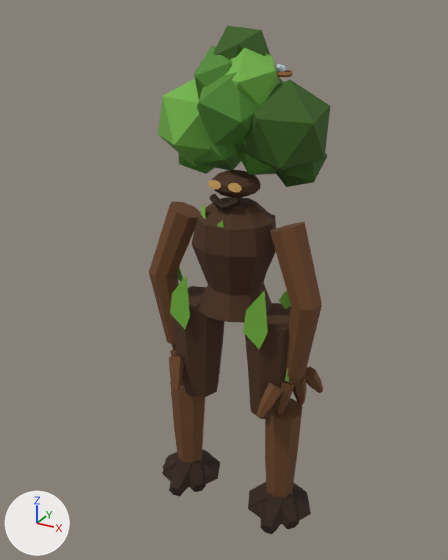
The glTF model jogo/assets/modelos/gigante_arvore/gigante_arvore.glb: old version first, new version second.
Both versions are drawn from a 50 mm camera at (14.5, -27.6, 28.1) aimed at (-0.6, -0.2, 14.4). Every picture has the same lights, and +X, +Y and +Z are marked at lower left. The picture after the commit comes second. Where no turn or scale is listed for an object, it has been applied to the vertices. Vertices at exactly the same position are counted once.

Names of what the first picture shows: 'BracoD', 'BracoE', 'Canela-1', 'Canela1', 'Copa0', 'Copa1', 'Copa2', 'Copa7', 'Coxa-1', 'Coxa1', 'MaoDDedo0', 'MaoDDedo2', 'MaoDDedo3', 'MaoEPunho', 'Pescoco', 'TroncoCorpo' and 27 more.
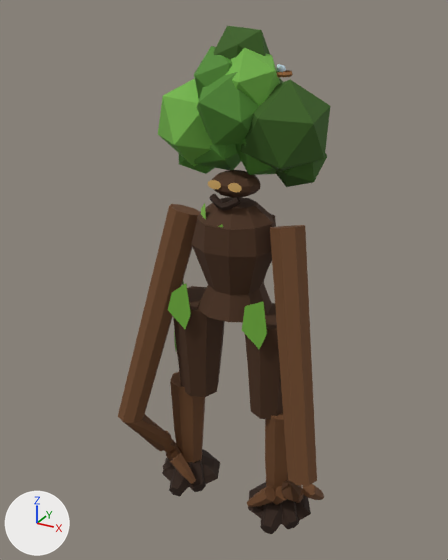
Where the change shows, as pixel boxes (x1, y1, x2, y2) in the pictures (448 x 560 px):
'BracoD', reshaped (9% narrower, 75% taller): before (270, 222, 322, 379); after (270, 225, 317, 501)
'BracoE', reshaped (60% wider, 72% taller): before (149, 201, 200, 344); after (118, 204, 200, 451)
'MaoDDedo0', reshaped (7% wider, 39% shorter): before (256, 383, 283, 418); after (247, 486, 276, 507)
'MaoDDedo3', reshaped: before (305, 366, 323, 393); after (303, 484, 324, 500)
'MaoDDedo2', reshaped: before (293, 376, 306, 405); after (294, 485, 304, 503)
'MaoEPunho', reshaped: before (172, 344, 177, 351); after (164, 439, 175, 453)
part 5 of me_maoepunho, added: after (164, 439, 175, 453)

The change, as a list of edits to the scene's bpy script:
```text
Change me_maoddedo0:
    used by ob_maoddedo0; location = (0.0, 0.0, 0.0)
    remove me_maoddedo0.from_pydata(...)  # 18 vertices, 32 faces; spans x 2.51..3.61, y -2.3..-0.79, z 7.59..9.48
    add me_maoddedo0.from_pydata(...)  # 18 vertices, 32 faces; spans x 1.83..3.57, y -2.09..-1.17, z 0.68..2.44
    me_maoddedo0 part 1: the whole mesh is multiplied about its middle by the matrix ((0.5, 0.849, 0.171), (-0.862, 0.507, 0.003), (-0.085, -0.149, 0.985)), then moved by (-0.28, -0.13, -7.02)
Change me_maoddedo2:
    used by ob_maoddedo2; location = (0.0, 0.0, 0.0)
    remove me_maoddedo2.from_pydata(...)  # 18 vertices, 32 faces; spans x 3.5..4.3, y -0.27..0.79, z 7.36..9.36
    add me_maoddedo2.from_pydata(...)  # 18 vertices, 32 faces; spans x 4.02..4.96, y -1.09..0.45, z 0.46..2.37
    me_maoddedo2 part 2: the whole mesh is multiplied about its middle by the matrix ((-0.186, -0.976, -0.113), (0.859, -0.106, -0.501), (0.477, -0.19, 0.858)), then moved by (0.64, -0.52, -6.99)
Change me_maoddedo3:
    used by ob_maoddedo3; location = (0.0, 0.0, 0.0)
    remove me_maoddedo3.from_pydata(...)  # 18 vertices, 32 faces; spans x 3.82..4.85, y 0.47..2.02, z 7.59..9.48
    add me_maoddedo3.from_pydata(...)  # 18 vertices, 32 faces; spans x 4.68..5.71, y -0.59..1.17, z 0.68..2.44
    me_maoddedo3 part 3: the whole mesh is multiplied about its middle by the matrix ((0.992, -0.115, -0.051), (0.105, 0.981, -0.164), (0.068, 0.157, 0.985)), then moved by (0.87, -0.99, -7.02)
Change me_bracod:
    used by ob_bracod; location = (0.0, 0.0, 0.0)
    remove me_bracod.from_pydata(...)  # 24 vertices, 44 faces; spans x 2.11..5.22, y -1.32..0.84, z 9.71..18.33
    add me_bracod.from_pydata(...)  # 24 vertices, 44 faces; spans x 2.07..6.42, y -3.62..0.83, z 2.23..18.27
    me_bracod part 4: the whole mesh is rebuilt
Change me_maoepunho:
    used by ob_maoepunho; location = (0.0, 0.0, 0.0)
    remove me_maoepunho.from_pydata(...)  # 10 vertices, 16 faces; spans x -4.255..-3.286, y -0.715..0.332, z 9.142..9.865
    add me_maoepunho.from_pydata(...)  # 10 vertices, 16 faces; spans x -4.84..-3.703, y -1.637..-0.538, z 1.863..2.855
    me_maoepunho part 5: 10 vertices added at x -4.84..-3.703, y -1.637..-0.538, z 1.863..2.855
    other edits to the shape of me_maoepunho do not show in these pictures
Change me_bracoe:
    used by ob_bracoe; location = (0.0, 0.0, 0.0)
    remove me_bracoe.from_pydata(...)  # 24 vertices, 44 faces; spans x -5.22..-2.11, y -1.32..0.84, z 9.71..18.33
    add me_bracoe.from_pydata(...)  # 24 vertices, 44 faces; spans x -6.42..-2.07, y -3.62..0.83, z 2.23..18.27
    me_bracoe part 6: 24 of 24 vertices moved; they spanned x -5.22..-2.11, y -1.32..0.84, z 9.71..18.33 and now span x -6.42..-2.07, y -3.62..0.83, z 2.23..18.27; mean shift (-0.6, -1.1, -5.37)
```
